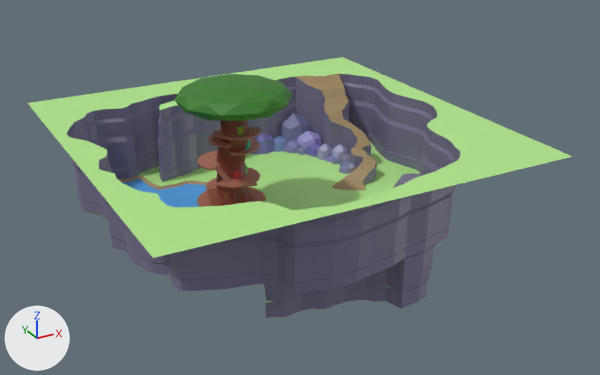
The FBX model Assets/Models/Maps/HollowMap.fbx: old version first, new version second.
Rendered twice from a camera (50 mm lens) standing at (-225.0, -446.0, 241.0) and looking at (22.0, 4.0, 16.0). Arrows for +X, +Y and +Z are at lower left; the lights stay in place. Where no turn or scale is listed for an object, it has been applied to the vertices.

Before the edit, the objects in view are built like this:
```python
me_cube = bpy.data.meshes.new('Cube')
me_cube.from_pydata(...)  # 26 vertices, 24 faces; spans x -0.84..0.84, y -0.84..0.84, z -0.84..0.84
me_cube.materials.append(mat_material_008)  # blue #6f739a
me_cylinder_002 = bpy.data.meshes.new('Cylinder.002')
me_cylinder_002.from_pydata(...)  # 180 vertices, 164 faces; spans x -32.5..32.5, y -32.1..31.9, z -6.2..74.3
me_cylinder_002.materials.append(mat_material_031)  # red #803c2e
me_plane_003 = bpy.data.meshes.new('Plane.003')
me_plane_003.from_pydata(...)  # 1953 vertices, 1658 faces; spans x -133.0..133.0, y -133.0..133.0, z -36.0..54.0
# faces by material slot: [10, 1317, 293, 38]
me_plane_003.materials.append(mat_grass)  # green #b2e78c
me_plane_003.materials.append(mat_rock)  # blue #76708e
me_plane_003.materials.append(mat_dirt)  # brown #a08962
me_plane_003.materials.append(mat_water)  # blue #55a2e7
ob_cube = bpy.data.objects.new('Cube', me_cube)
ob_cube.location = (74.6, 109.5, 6.3)
ob_cube.scale = (18.2, 18.2, 27.5)
ob_hollow = bpy.data.objects.new('Hollow', me_plane_003)
ob_hollow.location = (11.6, 17.3, 3.2)
ob_trunk = bpy.data.objects.new('Trunk', me_cylinder_002)
ob_trunk.location = (-18.6, 25.9, 6.0)
# also in view: 'Leaves' at (-20.0, 14.0, 84.0)
```
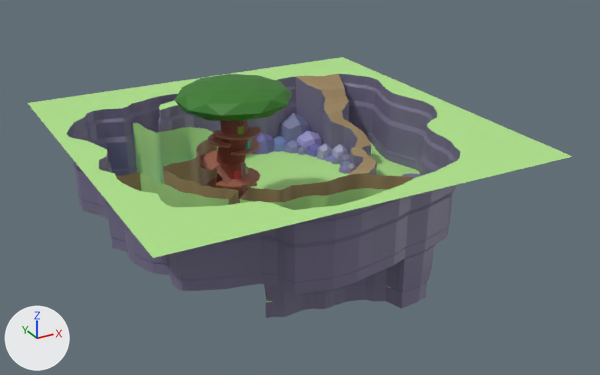
What the commit changed:
Mesh me_plane_004 is new.
It has 78 vertices, 37 faces and spans x -111.4..-27.5, y -3.2..87.1, z -0.2..43.2.
Faces by material slot: [18, 19].
It uses material mat_grass (green #b2e78c).
It uses material mat_dirt (brown #a08962).
Mesh me_plane_001 is new.
It has 84 vertices, 40 faces and spans x -81.4..57.5, y -104.0..-1.3, z -0.4..41.8.
It uses material mat_dirt (brown #a08962).
Mesh me_plane_002 is new.
It has 92 vertices, 44 faces and spans x -96.1..28.1, y -110.7..-2.9, z 1.1..41.7.
It uses material mat_grass (green #b2e78c).
Object 'Hollow.001' (ob_hollow_001) is new; it shows me_plane_004.
Its location is (11.6, 17.3, 3.2).
Object 'invisible walls' (ob_invisible_walls) is new; it shows me_plane_001.
Its location is (11.6, 17.3, 3.2).
Object 'invisible walls 2' (ob_invisible_walls_2) is new; it shows me_plane_002.
Its location is (11.6, 17.3, 3.2).

Pixel boxes (x1, y1, x2, y2) of what changed, in the pictures (600 x 375 px):
'Hollow.001', added (green): after (116, 123, 218, 191)
    faces in mat_grass (green #b2e78c): (133, 123, 218, 184)
    faces in mat_dirt (brown #a08962): (116, 139, 217, 191)
'invisible walls', added (brown): after (163, 168, 413, 205)
'invisible walls 2', added (green): after (140, 173, 389, 210)
